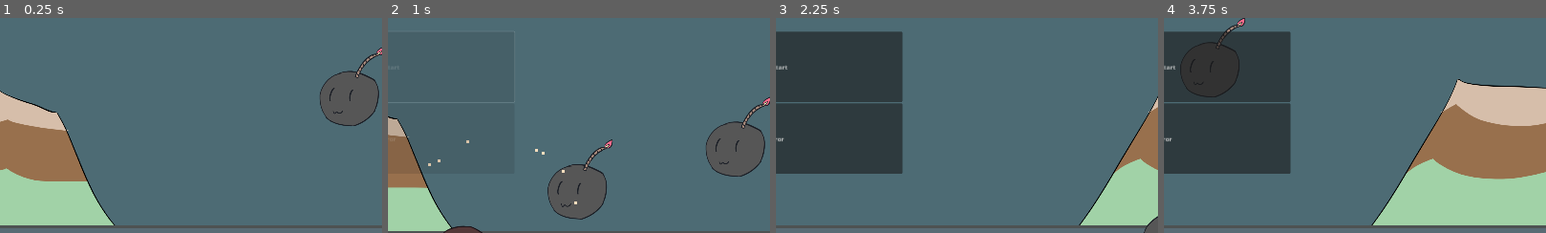
Above: before the commit, frames 1-4 (left to right).
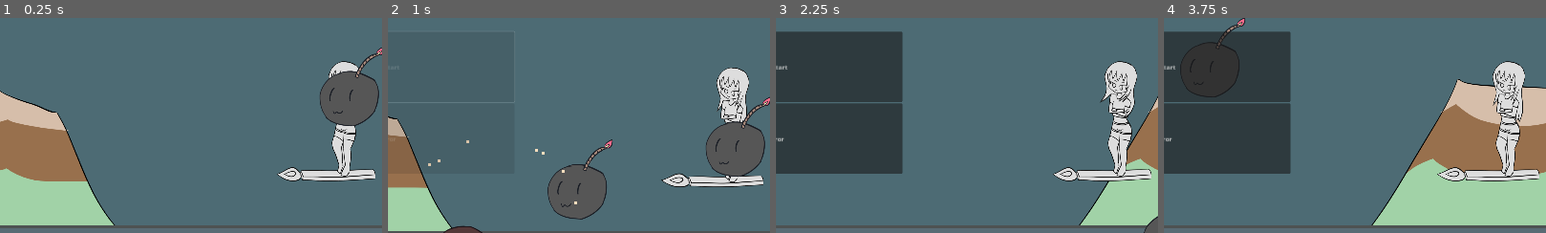
Above: after the commit, the same moments.

Repository: BeatMil/Animurun
Game: Godot game, scene res://Scenes/Forest.tscn
Two runs of this game, one before a commit and one after it. Both use one fixed random seed, a clock stepped at 60 frames per second and the inputs below.
Inputs:
- Up to frame 1 (0.25 s): no input
- Up to frame 2 (1 s): hold D (move_right) from 0.53 s (still down); hold J (attack) from 0.53 s (still down); tap Space (jump) at 0.77 s
- Up to frame 3 (2.25 s): release D (move_right) at 1.25 s; release J (attack) at 1.25 s; click "Restart" at 1.25 s; click "Restart" at 2 s
- Up to frame 4 (3.75 s): click "Restart" at 2.75 s; hold D (move_right) from 3.53 s (still down); tap K (block) at 3.6 s
The pictures show only the part of the screen within x 50-100%, y 30-80%; the shares and areas given below are measured in that part.

The runs differ from the first frame. In frame 1, 2.6% of the frame differs, in the area x 72-99%, y 20-76%; in frame 2, 3.0%; in frame 3, 4.2%; in frame 4, 4.3%, in the area x 71-99%, y 20-76%.

Commit message:
Add taiga (forest boss)

Diff:
--- /dev/null
+++ b/Nodes/Taiga.tscn
@@ -0,0 +1,133 @@
+[gd_scene load_steps=6 format=3 uid="uid://cvyv7o0wtcd4o"]
+
+[ext_resource type="Texture2D" uid="uid://bh6f3tghypu7y" path="res://Media/sprites/taiga_idle.png" id="1_bcect"]
+
+[sub_resource type="RectangleShape2D" id="RectangleShape2D_ulq8r"]
+size = Vector2(332, 381)
+
+[sub_resource type="Animation" id="Animation_88045"]
+resource_name = "idle"
+length = 0.80001
+loop_mode = 1
+tracks/0/type = "value"
+tracks/0/imported = false
+tracks/0/enabled = true
+tracks/0/path = NodePath("Sprite:texture")
+tracks/0/interp = 1
+tracks/0/loop_wrap = true
+tracks/0/keys = {
+"times": PackedFloat32Array(0),
+"transitions": PackedFloat32Array(1),
+"update": 1,
+"values": [ExtResource("1_bcect")]
+}
+tracks/1/type = "value"
+tracks/1/imported = false
+tracks/1/enabled = true
+tracks/1/path = NodePath("Sprite:hframes")
+tracks/1/interp = 1
+tracks/1/loop_wrap = true
+tracks/1/keys = {
+"times": PackedFloat32Array(0),
+"transitions": PackedFloat32Array(1),
+"update": 1,
+"values": [2]
+}
+tracks/2/type = "value"
+tracks/2/imported = false
+tracks/2/enabled = true
+tracks/2/path = NodePath("Sprite:frame")
+tracks/2/interp = 1
+tracks/2/loop_wrap = true
+tracks/2/keys = {
+"times": PackedFloat32Array(0, 0.2, 0.4, 0.6),
+"transitions": PackedFloat32Array(1, 1, 1, 1),
+"update": 1,
+"values": [0, 1, 0, 1]
+}
+tracks/3/type = "value"
+tracks/3/imported = false
+tracks/3/enabled = true
+tracks/3/path = NodePath("Sprite:position")
+tracks/3/interp = 1
+tracks/3/loop_wrap = true
+tracks/3/keys = {
+"times": PackedFloat32Array(0, 0.2, 0.4, 0.6),
+"transitions": PackedFloat32Array(1, 1, 1, 1),
+"update": 0,
+"values": [Vector2(0, 0), Vector2(0, -4), Vector2(0, 0), Vector2(0, -4)]
+}
+
+[sub_resource type="Animation" id="Animation_w4oxq"]
+length = 0.001
+tracks/0/type = "value"
+tracks/0/imported = false
+tracks/0/enabled = true
+tracks/0/path = NodePath("Sprite:texture")
+tracks/0/interp = 1
+tracks/0/loop_wrap = true
+tracks/0/keys = {
+"times": PackedFloat32Array(0),
+"transitions": PackedFloat32Array(1),
+"update": 1,
+"values": [ExtResource("1_bcect")]
+}
+tracks/1/type = "value"
+tracks/1/imported = false
+tracks/1/enabled = true
+tracks/1/path = NodePath("Sprite:hframes")
+tracks/1/interp = 1
+tracks/1/loop_wrap = true
+tracks/1/keys = {
+"times": PackedFloat32Array(0),
+"transitions": PackedFloat32Array(1),
+"update": 1,
+"values": [2]
+}
+tracks/2/type = "value"
+tracks/2/imported = false
+tracks/2/enabled = true
+tracks/2/path = NodePath("Sprite:frame")
+tracks/2/interp = 1
+tracks/2/loop_wrap = true
+tracks/2/keys = {
+"times": PackedFloat32Array(0),
+"transitions": PackedFloat32Array(1),
+"update": 1,
+"values": [0]
+}
+tracks/3/type = "value"
+tracks/3/imported = false
+tracks/3/enabled = true
+tracks/3/path = NodePath("Sprite:position")
+tracks/3/interp = 1
+tracks/3/loop_wrap = true
+tracks/3/keys = {
+"times": PackedFloat32Array(0),
+"transitions": PackedFloat32Array(1),
+"update": 0,
+"values": [Vector2(0, 0)]
+}
+
+[sub_resource type="AnimationLibrary" id="AnimationLibrary_7l6n5"]
+_data = {
+"RESET": SubResource("Animation_w4oxq"),
+"idle": SubResource("Animation_88045")
+}
+
+[node name="Taiga" type="Area2D"]
+position = Vector2(458, 256)
+
+[node name="CollisionShape2D" type="CollisionShape2D" parent="."]
+position = Vector2(14, -24.5)
+shape = SubResource("RectangleShape2D_ulq8r")
+
+[node name="Sprite" type="Sprite2D" parent="."]
+texture = ExtResource("1_bcect")
+hframes = 2
+
+[node name="AnimationPlayer" type="AnimationPlayer" parent="."]
+autoplay = "idle"
+libraries = {
+"": SubResource("AnimationLibrary_7l6n5")
+}
--- a/Scenes/Forest.tscn
+++ b/Scenes/Forest.tscn
@@ -24,6 +24,7 @@
 [ext_resource type="Script" path="res://scripts/Wall.gd" id="20_himey"]
 [ext_resource type="PackedScene" uid="uid://crqfbet1r6xbr" path="res://Scenes/ded_menu.tscn" id="23_6ahis"]
 [ext_resource type="PackedScene" uid="uid://blolwrddpaefy" path="res://Scenes/pause_menu.tscn" id="24_vciyu"]
+[ext_resource type="PackedScene" uid="uid://cvyv7o0wtcd4o" path="res://Nodes/Taiga.tscn" id="25_cebnq"]
 
 [sub_resource type="GDScript" id="GDScript_t755h"]
 script/source = "extends ParallaxLayer
@@ -1356,6 +1357,9 @@
 [node name="SpawnTimer" type="Timer" parent="."]
 wait_time = 0.1
 
+[node name="Taiga" parent="." instance=ExtResource("25_cebnq")]
+position = Vector2(1969, 629)
+
 [connection signal="animation_finished" from="Chiichan/AnimationPlayer" to="Chiichan" method="_on_animation_player_animation_finished"]
 [connection signal="body_entered" from="DedWalls/Wall" to="DedWalls/Wall" method="_on_body_entered"]
 [connection signal="body_entered" from="DedWalls/DedWallArea2D" to="DedWalls" method="_on_ded_wall_area_2d_body_entered"]
Binary file added: Media/sprites/taiga_idle.png
Not shown, added: Media/sprites/taiga_idle.png.import
Not shown: 1 places in Scenes/Forest.tscn that only renumber resources
